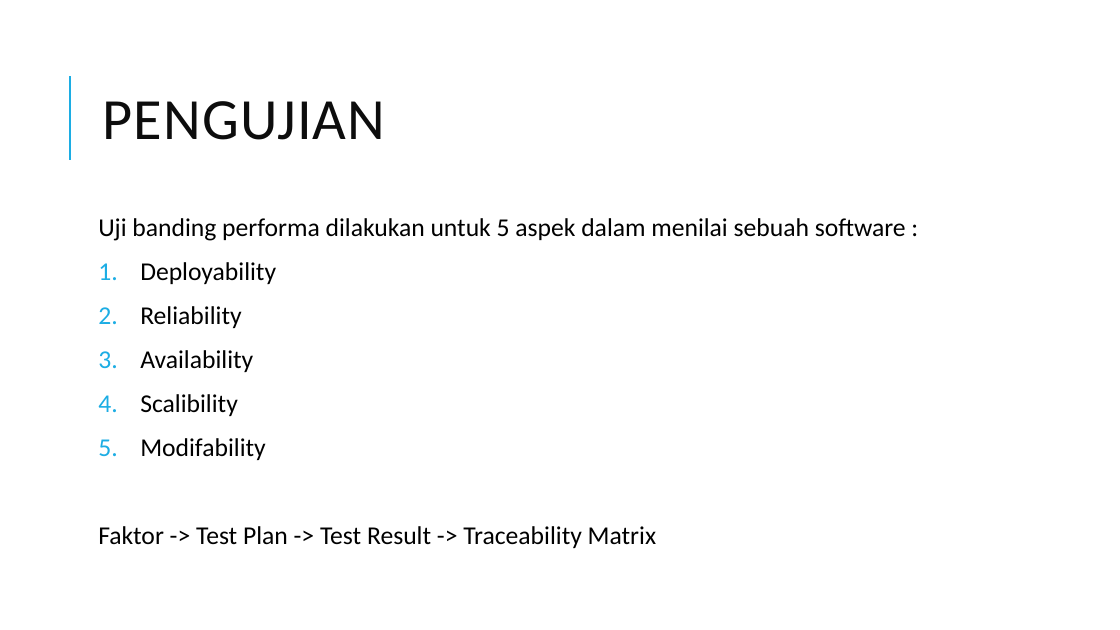
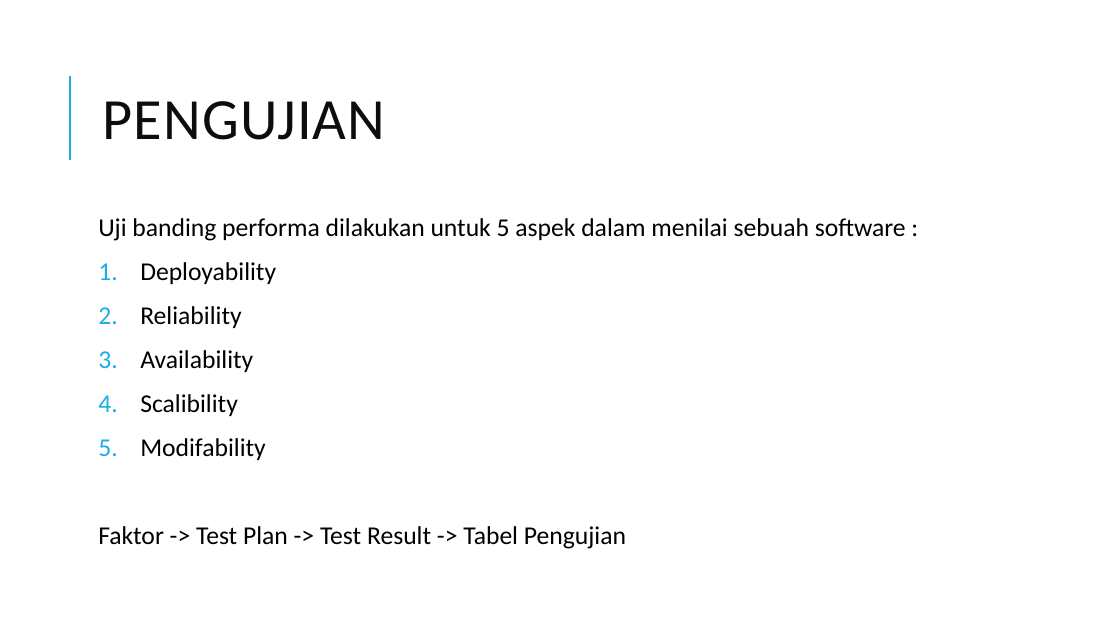
Before and after one commit to edriclaksaputra/tugasakhir, a slide deck: slide 23 of PPT.pptx. Drawn at 1120x630 pixels with LibreOffice and Linux fonts; fonts in the diff are those of the drawing. Boxes give left, top, right and bottom in pixels: in the first picture for what was removed or moved away, otherwise in the second. Text is boxed around its words. In the diff, an @@ line names an element or a change of style, - is before the commit and + after.

```diff
--- a/PPT.pptx
+++ b/PPT.pptx
@@ text at (98, 526, 626, 549): text changed @@
-Faktor -> Test Plan -> Test Result -> Traceability Matrix
+Faktor -> Test Plan -> Test Result -> Tabel Pengujian
```
Also in this commit, not shown: 10 other slides changed, 16 slides added, 3 slides removed, 13 other files.
